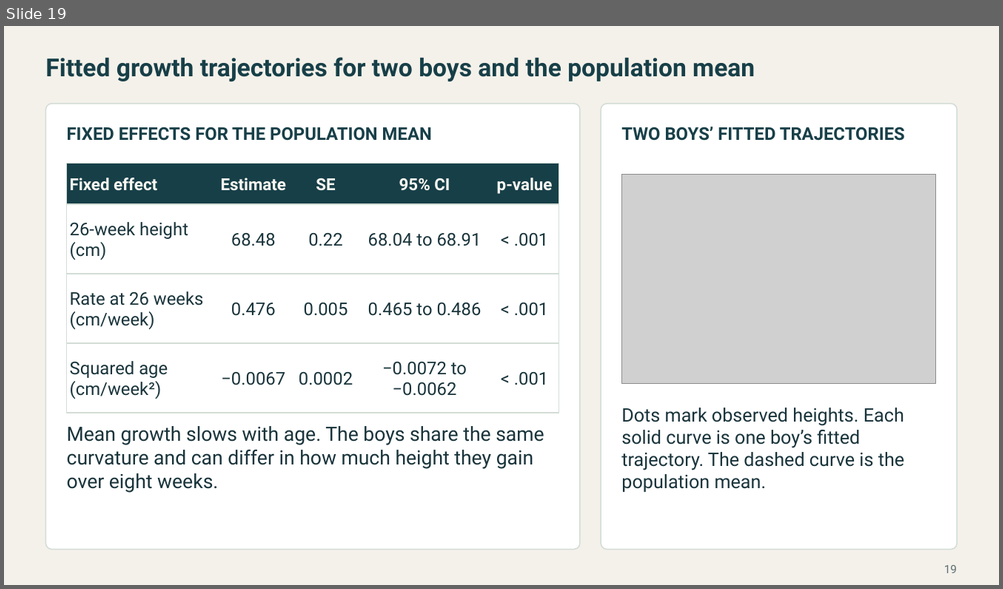
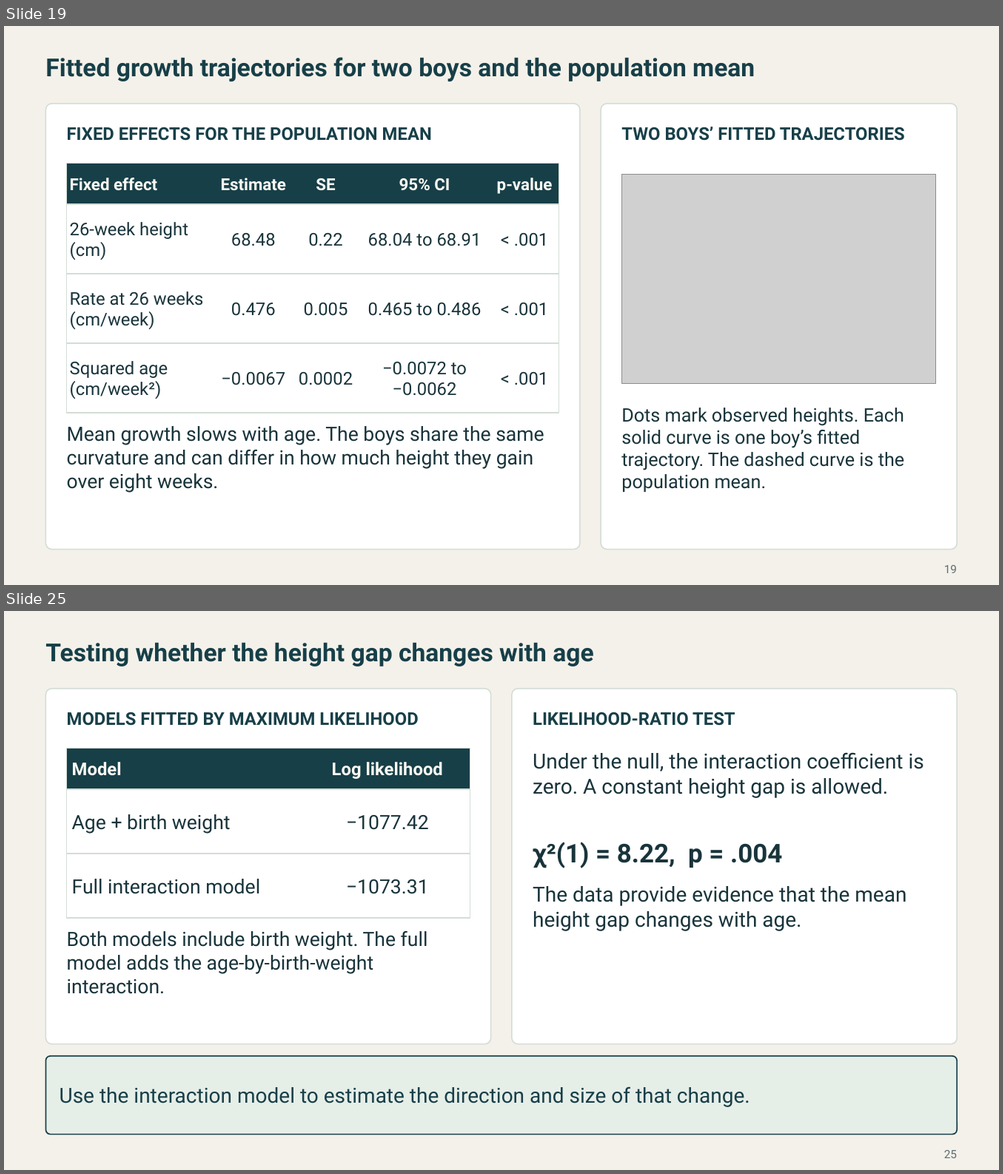
Before and after one commit to Postmus/BeyondMLR, a slide deck: lectures_2627/week4/Beyond_MLR_Week_4.pptx. Shown one above the other, each under a label of ours: slide 19 before the commit, slides 19 and 25 after it; the slides between them are not shown. The pictures are 1003x589 and 1003x1174 pixels, drawn with LibreOffice and Linux fonts; fonts in the diff are those of the drawing; grey boxes stand for pictures. Boxes give left, top, right and bottom in pixels: in the first picture for what was removed or moved away, otherwise in the second. Text is boxed around its words. In the diff, an @@ line names an element or a change of style, - is before the commit and + after.

Commit message:
Complete Week 4 longitudinal modeling lecture and add chick growth labs

```diff
--- a/lectures_2627/week4/Beyond_MLR_Week_4.pptx
+++ b/lectures_2627/week4/Beyond_MLR_Week_4.pptx
@@ slide 25 added at [4,611,999,1170], background #F4F1EA @@
@@ text added at [45,642,593,667], 24 pt, text #173F48, bold @@
+Testing whether the height gap changes with age
@@ rounded rectangle added at [45,689,490,1045], fill #FFFFFF, outline #D3DDD6 1.1 pt @@
@@ rounded rectangle added at [512,689,956,1045], fill #FFFFFF, outline #D3DDD6 1.1 pt @@
@@ text added at [67,712,418,726], 17 pt, text #173F48, bold @@
+MODELS FITTED BY MAXIMUM LIKELIHOOD
@@ text added at [532,712,734,726], 17 pt, text #173F48, bold @@
+LIKELIHOOD-RATIO TEST
@@ rectangle added at [67,749,470,789], fill #173F48, outline #D3DDD6 1.1 pt @@
@@ text added at [72,762,122,776], 17 pt, text #FAF8F2, bold @@
+Model
@@ text added at [332,762,443,779], 17 pt, text #FAF8F2, bold @@
+Log likelihood
@@ text added at [532,752,924,798], 20 pt, text #19343B @@
+Under the null, the interaction coefficient is zero. A constant height gap is allowed.
@@ rectangle added at [67,789,470,854], fill #FFFFFF, outline #D3DDD6 1.1 pt @@
@@ text added at [72,815,230,834], 19 pt, text #19343B @@
+Age + birth weight
@@ text added at [346,815,429,830], 19 pt, text #19343B @@
+−1077.42
@@ rectangle added at [67,854,470,917], fill #FFFFFF, outline #D3DDD6 1.1 pt @@
@@ text added at [532,842,782,869], 25 pt, text #19343B, bold @@
+χ²(1) = 8.22, p = .004
@@ text added at [72,879,260,894], 19 pt, text #19343B @@
+Full interaction model
@@ text added at [346,880,429,894], 19 pt, text #19343B @@
+−1073.31
@@ text added at [532,886,906,931], 20 pt, text #19343B @@
+The data provide evidence that the mean height gap changes with age.
@@ text added at [67,931,428,994], 19 pt, text #19343B @@
+Both models include birth weight. The full model adds the age-by-birth-weight interaction.
@@ rounded rectangle added at [45,1056,957,1135], fill #E6EEE8, outline #173F48 1.2 pt @@
@@ text added at [60,1087,750,1108], 20 pt, text #173F48 @@
+Use the interaction model to estimate the direction and size of that change.
@@ page number added at [944,1150,956,1159], 11 pt, text #5C6E72 @@
+25
```
Also in this commit, not shown: 3 slides changed, 15 other slides added, 3 slides removed, 17 other files.
